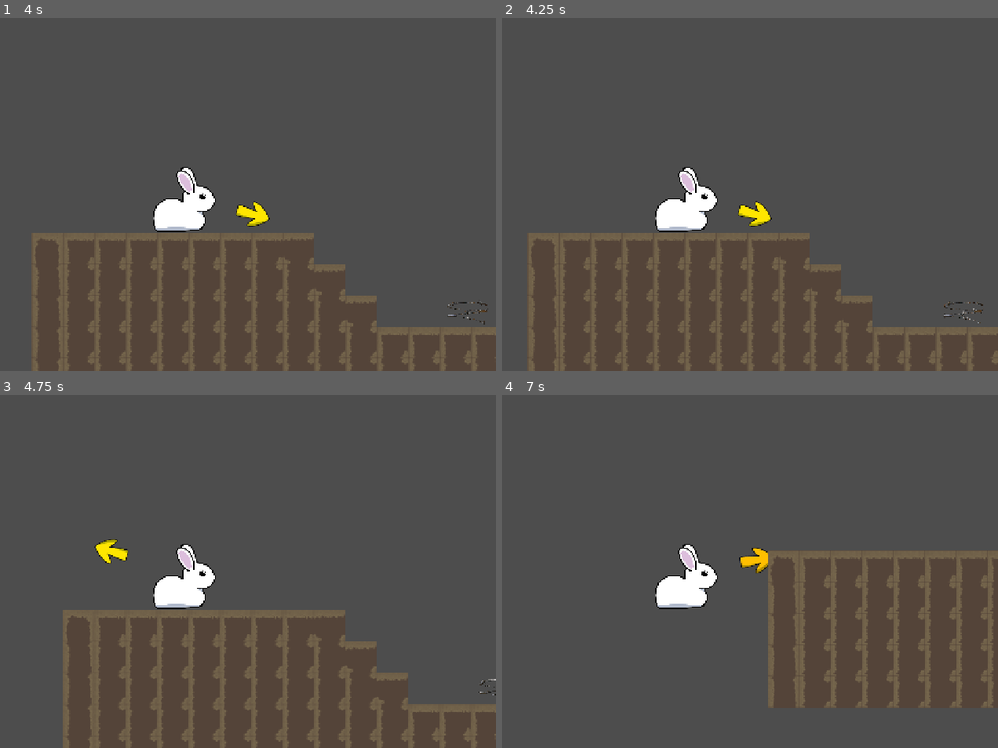
Above: before the commit, frames 1-4 (two rows, left to right).
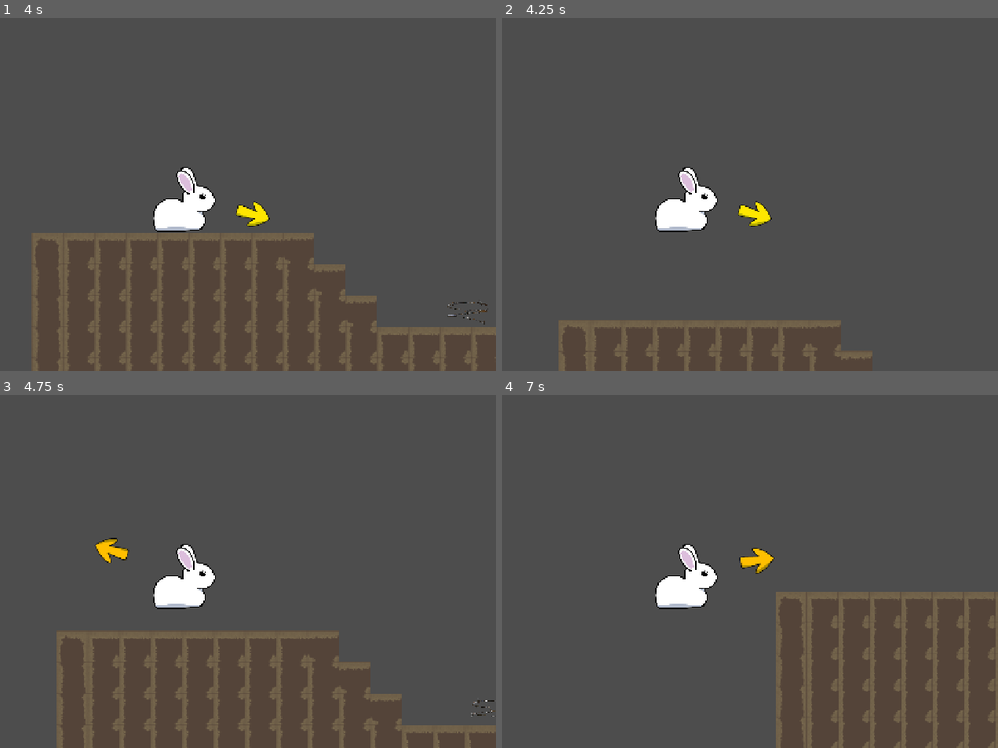
Above: after the commit, the same moments.

Repository: kaskadiia/haven-jam
Game: Godot game, scene res://scenes/game.tscn
Two runs of this game, one before a commit and one after it. Both use one fixed random seed, a clock stepped at 60 frames per second and the inputs below.
Inputs (mouse positions are in pixels of both pictures, inside the frame that each line leads up to):
- Up to frame 1 (4 s): move the mouse to (322, 176) at 0.52 s; tap Z (charge) every 0.75 s from 0.6 to 3.6 s; click (322, 176) at 0.77 s; move the mouse to (54, 212) at 1.27 s; click (54, 212) at 1.52 s; move the mouse to (243, 116) at 2.02 s; move the mouse to (148, 265) at 2.77 s; click (148, 265) at 3.02 s; move the mouse to (372, 247) at 3.52 s; click (372, 247) at 3.77 s
- Up to frame 2 (4.25 s): tap R (restart level, bound only after the commit) at 4.15 s
- Up to frame 3 (4.75 s): move the mouse to (outside the picture) at 4.27 s; tap Z (charge) at 4.35 s; click (outside the picture) at 4.52 s
- Up to frame 4 (7 s): move the mouse to (715, 571) at 5.02 s; tap Z (charge) at 5.1, 5.85, 6.6 s; tap Enter at 5.75 s; move the mouse to (591, 483) at 5.77 s; click (591, 483) at 6.02 s; move the mouse to (824, 553) at 6.52 s; click (824, 553) at 6.77 s

Frame 1 is identical in both runs. In frame 2, 6.4% of the frame differs, in the area x 5-100%, y 60-100%; in frame 3, 9.0%, in the area x 11-100%, y 40-100%; in frame 4, 8.2%.

Commit message:
got restarting level working

Diff:
--- a/project.godot
+++ b/project.godot
@@ -48,6 +48,11 @@
 , Object(InputEventMouseButton,"resource_local_to_scene":false,"resource_name":"","device":-1,"window_id":0,"alt_presse …(244 unchanged characters)…
 ]
 }
+"restart level"={
+"deadzone": 0.2,
+"events": [Object(InputEventKey,"resource_local_to_scene":false,"resource_name":"","device":-1,"window_id":0,"alt_pressed":false,"shift_pressed":false,"ctrl_pressed":false,"meta_pressed":false,"pressed":false,"keycode":0,"physical_keycode":82,"key_label":0,"unicode":114,"location":0,"echo":false,"script":null)
+]
+}
 
 [physics]
 
--- a/scenes/game.tscn
+++ b/scenes/game.tscn
@@ -32,6 +32,17 @@
 
 [node name="Camera2D" type="Camera2D" parent="Player" unique_id=382253848]
 
+[node name="persihscreen" type="Label" parent="Player/Camera2D" unique_id=1678482100]
+visible = false
+offset_left = -3.0
+offset_top = -141.0
+offset_right = 224.0
+offset_bottom = -92.0
+text = "You Perished
+Press any R to Restart"
+horizontal_alignment = 1
+vertical_alignment = 1
+
 [node name="TileMapLayer" type="TileMapLayer" parent="." unique_id=1025248284]
 tile_map_data = PackedByteArray("AAD+/wQAAAABAAAAAAD//wQAAAABAAAAAAAAAAQAAAABAAAAAAABAAQAAAABAAAAAAACAAQAAAABAAAAAAADAA …(1376 unchanged characters)…
 tile_set = SubResource("TileSet_uci4i")
--- a/scripts/player.gd
+++ b/scripts/player.gd
@@ -1,5 +1,5 @@
 extends CharacterBody2D
-
+@onready var persihscreen = $Camera2D/persihscreen
 @onready var indicator = $Indicator
 var mousePos: Vector2
 var hue: float = 0.15
@@ -34,11 +34,15 @@
 		velocity = direction * 250 * (1 + charge)
 		charge = 0
 		hue = 0.15
+	#restarts levels
+	if Input.is_action_pressed("restart level"):
+		position = Vector2(0,0)
+		velocity = Vector2(velocity.x * 0.0,velocity.y * 0.0)
 
 	move_and_slide()
 
-
+#perish/restART mehcanic
 func _on_hitbox_area_entered(area: Area2D) -> void:
 	if area.is_in_group("danger"):
-		position = Vector2(0,0)
 		velocity = Vector2(velocity.x * 0.0,velocity.y * 0.0)
+		persihscreen.visible = !persihscreen.visible
